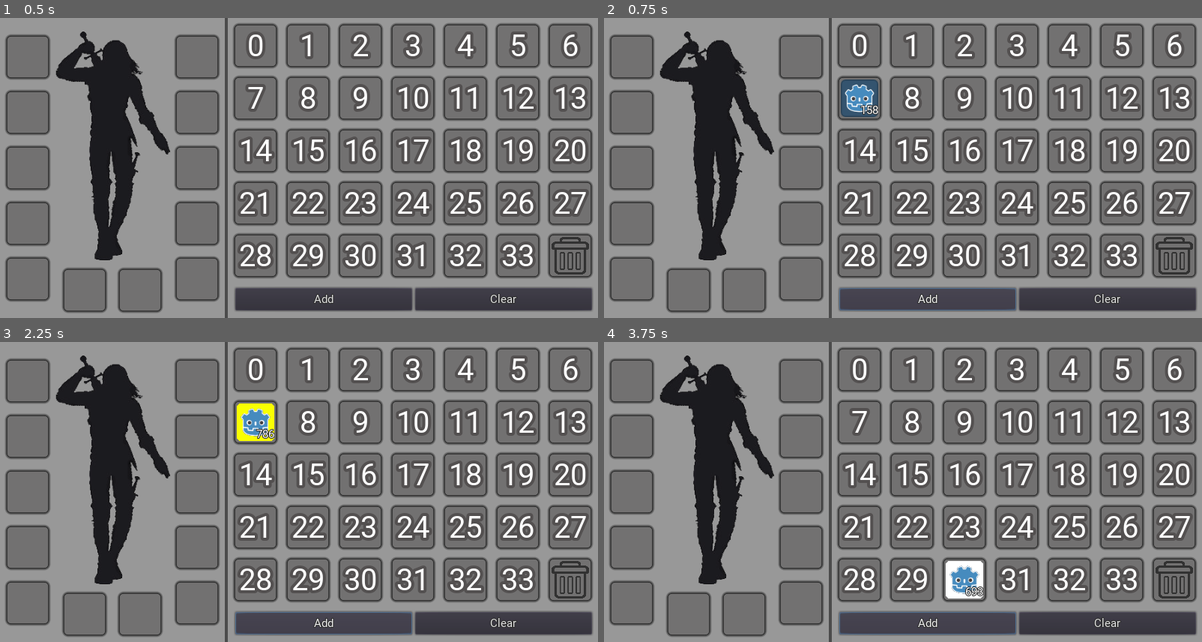
Above: before the commit, frames 1-4 (two rows, left to right).
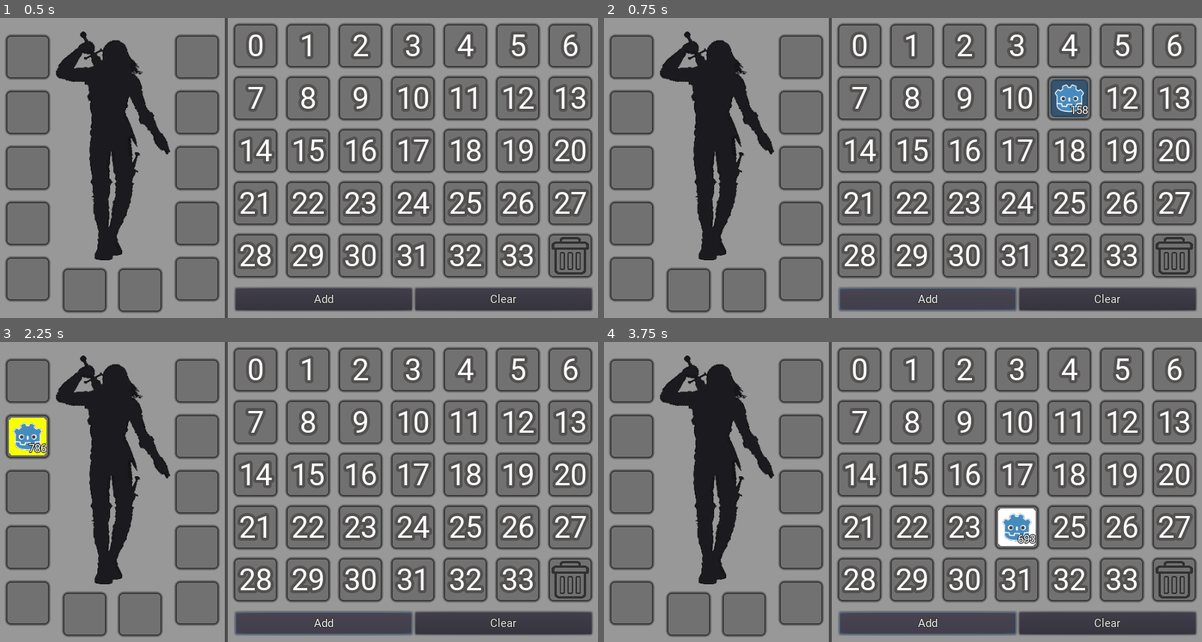
Above: after the commit, the same moments.

Repository: holyslav/InventoryGodot
Game: Godot game, scene res://scenes/Main.tscn
Two runs of this game, one before a commit and one after it. Both use one fixed random seed, a clock stepped at 60 frames per second and the inputs below.
Inputs:
- Up to frame 1 (0.5 s): no input
- Up to frame 2 (0.75 s): click "Add" at 0.5 s
- Up to frame 3 (2.25 s): click "Clear" at 1.25 s; click "Add" at 2 s
- Up to frame 4 (3.75 s): click "Clear" at 2.75 s; click "Add" at 3.5 s

Frame 1 is identical in both runs. In frame 2, 1.5% of the frame differs, in the area x 39-81%, y 20-33%; in frame 3, 1.5%, in the area x 1-46%, y 20-38%; in frame 4, 1.5%.

Commit message:
refactoring

Diff:
--- a/scenes/Main.tscn
+++ b/scenes/Main.tscn
@@ -13,24 +13,21 @@
 
 export (int, 1, 20) var columns = 8 #кол-во столбцов инвентаря
 export (int, 1, 20) var rows = 4 #кол-во строчек инвентаря
-export (Array, NodePath) var slots_containers # Экспортная переменная с массивом хранилищ слотов
-
-onready var slots = [] #Массив слотов
 
 const slot_scene = preload(\"res://scenes/Slot.tscn\") #Подгружаем при компиляции сцену слота
 
-onready var inv = $PlayerInv/Inv/InvContent #Хранилище слотов
-onready var titem = $TempItem #Это как раз наш временный итем, он нужен для отображения перетаскивания
+onready var inv = $PlayerInv/Inv/InvContent
+onready var item_dragged_view = $DraggedItem
 onready var clearButton = $PlayerInv/Inv/Button/Clear
 onready var addButton = $PlayerInv/Inv/Button/Add
 
 onready var rng = RandomNumberGenerator.new() #Инициализация объекта класса рандомайзера
 
-onready var item_dragging = null #Здесь хранится итем при перетаскивании
-onready var prev_slot = null #Слот из которого мы перетаскиваем итем
+onready var item_dragged = null #Здесь хранится итем при перетаскивании
+onready var slot_dragged = null #Слот из которого мы перетаскиваем итем
 
 func _ready():
-	titem.visible = false #скрываем временный итем
+	item_dragged_view.visible = false #скрываем временный итем
 	rng.randomize() #запускаем рандомайзер
 	clearButton.connect(\"pressed\", self, \"clear_inventory\")
 	addButton.connect(\"pressed\", self, \"add_item\")
@@ -42,14 +39,9 @@
 		# текстовое поле, то эту строчку тоже нужно удалить
 		inv.add_child(slot) #Добавление слота в хранилище
 		if i == columns*rows-1:
-			slot.set_action(slot.Actions.TRASH)
-		slots.push_back(slot)
-
-	for slots_node in slots_containers: #Массив для перебора всех хранилищ слотов и помещении их в массив для удобства дальнейшего взаимодействия
-		for slot in get_node(slots_node).get_children():
-			slots.push_back(slot)
-
-	for slot in slots:
+			slot.set_action(slot.ACTIONS.TRASH)
+
+	for slot in get_tree().get_nodes_in_group(\"Slots\"):
 		slot.connect(\"accepted\", self, \"slot_accepted\")
 		slot.connect(\"dropped\", self, \"trash_dropped\")
 
@@ -60,12 +52,11 @@
 	print(\"dropped \", path, \" \", data)
 
 func clear_inventory(): #Функция очистки хранилища
-	for child in slots: #Пробегаем по всем слотам доступным
-		child.update_data() #делаем апдейт без параметров
+	get_tree().call_group(\"Slots\", \"update_data\")
 
 func has_empty_slot(): #Метод проверки наличия хотя бы одной пустой ячеки
-	for child in slots: #Пробегаем по всем слотам доступным
-		if child.empty() and child.cur_act != child.Actions.TRASH:
+	for slot in get_tree().get_nodes_in_group(\"Slots\"): #Пробегаем по всем слотам доступным
+		if slot.empty() and slot.current_action != slot.ACTIONS.TRASH:
 			return true
 	return false
 
@@ -73,8 +64,8 @@
 	var rand_slot = null
 	if has_empty_slot():
 		var empty_slots = [] #Массив пустых слотов
-		for slot in slots: #Перебираем все слоты и ищем пустые и слоты с недопустимыми экшенами
-			if slot.empty() and slot.cur_act != slot.Actions.TRASH:
+		for slot in get_tree().get_nodes_in_group(\"Slots\"): #Перебираем все слоты и ищем пустые и слоты с недопустимыми экшенами
+			if slot.empty() and slot.current_action != slot.ACTIONS.TRASH:
 				empty_slots.push_back(slot)
 		rand_slot = empty_slots[(rng.randi_range(0, empty_slots.size()-1))] #выбираем случайный слот из пустых
 	return rand_slot
@@ -89,7 +80,7 @@
 
 func find_slot(pos:Vector2, need_data = false): #Метод поиска слота по координатам
 	#второй параметр - необязательный, он говорит функции искать в позиции слот с итемом или нет
-	for c in slots: #Пробегаем по чилдам инвентаря
+	for c in get_tree().get_nodes_in_group(\"Slots\"): #Пробегаем по чилдам инвентаря
 		if (need_data and not c.empty()) or (not need_data):
 			if c.get_global_rect().has_point(pos):
 				#Создаём прямоугольник из координат слота и его размеров, чтобы
@@ -98,38 +89,48 @@
 	return null
 
 func _process(delta):
-	var mouse_pos = get_viewport().get_mouse_position() #Получаем позицию мышки
 	if Input.get_mouse_button_mask() == BUTTON_LEFT: #Проверяем нажата ли левая кнопка мыши
-		if not item_dragging: #если мы уже не тащим элемент
-			var slot = find_slot(mouse_pos, true)#ищем под курсором слот с итемом
-			if slot: #если слот найден
-				item_dragging = slot.item_data #сохраняем в хранилище данные итема
-				titem.set_data(item_dragging) #во временнный итем пихаем данные
-				titem.visible = true #показываем временный итем
-				titem.rect_position = slot.get_global_rect().position #перемещаем временный итем в координаты слота
-				prev_slot = slot #сохраняем слот из которого будем тащить итем
-				slot.update_data() #очищаем слот из которого тащим
-		else: #если мы уже тащим итем, то перемещаем временный итем под курсор, со смещением от половины размера итема(чтобы центр итема был под курсором)
-			titem.rect_position = lerp(titem.rect_position, mouse_pos - titem.rect_size/2, 0.3)
-
+		if not item_dragged:
+			_start_drag()
+		else:
+			_update_drag()
 	else: #если кнопка отпущена
-		if item_dragging: #если у нас в хранилище есть итем
-			var slot = find_slot(mouse_pos) #Ищет слот под курсором
-
-			if slot: #если слот найден
-				if slot.check_data(item_dragging): #сразу проверям подходит ли к новому слоту данные, тобишь имеет ли смысл делать проверки дальше
-					if slot.empty(): #если в слот пустой
-						slot.update_data(item_dragging)
-					else: #если слот не пустой, то проверяем подходят ли данные найденного слота для предыдущего
-						if prev_slot.check_data(slot.item_data): #если подходит, то обновляем
-							prev_slot.update_data(slot.item_data)
-							slot.update_data(item_dragging)
-				else:
-					prev_slot.update_data(item_dragging)
-
-				prev_slot = null #очищаем ссылку на старый слот
-				item_dragging = null #сбрасываем хранилище итема
-				titem.visible = false #скрываем временный итем
+		if item_dragged:
+			_stop_drag()
+
+func _start_drag():
+	var mouse_pos = get_viewport().get_mouse_position()
+	var slot = find_slot(mouse_pos, true)#ищем под курсором слот с итемом
+	if slot: #если слот найден
+		item_dragged = slot.item_data #сохраняем в хранилище данные итема
+		item_dragged_view.set_data(item_dragged) #во временнный итем пихаем данные
+		item_dragged_view.visible = true #показываем временный итем
+		item_dragged_view.rect_position = slot.get_global_rect().position #перемещаем временный итем в координаты слота
+		slot_dragged = slot #сохраняем слот из которого будем тащить итем
+		slot.update_data() #очищаем слот из которого тащим
+
+func _update_drag():
+	var mouse_pos = get_viewport().get_mouse_position()
+	#перемещаем временный итем под курсор, со смещением от половины размера итема(чтобы центр итема был под курсором)
+	item_dragged_view.rect_position = lerp(item_dragged_view.rect_position, mouse_pos - item_dragged_view.rect_size/2, 0.3)
+
+func _stop_drag():
+	var mouse_pos = get_viewport().get_mouse_position()
+	var slot = find_slot(mouse_pos) #Ищет слот под курсором
+	if slot: #если слот найден
+		if slot.check_data(item_dragged): #сразу проверям подходит ли к новому слоту данные, тобишь имеет ли смысл делать проверки дальше
+			if slot.empty(): #если в слот пустой
+				slot.update_data(item_dragged)
+			else: #если слот не пустой, то проверяем подходят ли данные найденного слота для предыдущего
+				if slot_dragged.check_data(slot.item_data): #если подходит, то обновляем
+					slot_dragged.update_data(slot.item_data)
+					slot.update_data(item_dragged)
+		else:
+			slot_dragged.update_data(item_dragged)
+
+		slot_dragged = null #очищаем ссылку на старый слот
+		item_dragged = null #сбрасываем хранилище итема
+		item_dragged_view.visible = false #скрываем временный итем
 
 "
 
@@ -156,7 +157,6 @@
 }
 columns = 7
 rows = 5
-slots_containers = [ NodePath("PlayerInv/Player/HBoxContainer/LeftSlots"), NodePath("PlayerInv/Player/HBoxContainer/VBoxContainer/HBoxContainer"), NodePath("PlayerInv/Player/HBoxContainer/RightSlots"), NodePath("PlayerInv/Inv/InvContent") ]
 
 [node name="PlayerInv" type="HBoxContainer" parent="."]
 anchor_right = 1.0
@@ -308,7 +308,7 @@
 size_flags_horizontal = 3
 text = "Clear"
 
-[node name="TempItem" parent="." instance=ExtResource( 2 )]
+[node name="DraggedItem" parent="." instance=ExtResource( 2 )]
 visible = false
 margin_left = 131.498
 margin_top = 102.908
--- a/scenes/Slot.tscn
+++ b/scenes/Slot.tscn
@@ -26,41 +26,43 @@
 export (Array) var available_types = [\"all\"]
 #массив для ограничения доступности типов предметов для этой ячейки
 
-enum Actions {TRASH, NONE = -1} #Перечисление с допустимиы действиями слота
-var cur_act #действие слота при событиях
+enum ACTIONS {TRASH, NONE = -1} #Перечисление с допустимиы действиями слота
+
+export (ACTIONS) var current_action = ACTIONS.NONE
 
 onready var item = $Item
 
 var item_data = null #Здесь будет словарь с данными предмета
 
 func _ready():
-	set_action(Actions.NONE)
+	set_action(ACTIONS.NONE)
 	update_data()
+	add_to_group(\"Slots\")
 
 func set_action(new_value):
-	cur_act = new_value
+	current_action = new_value
 
 	$Item.visible = false
 	$Trash.visible = false
 	$Num.visible = false
 
-	match cur_act:
-		Actions.NONE:
+	match current_action:
+		ACTIONS.NONE:
 			$Item.visible = true
 			$Num.visible = true
-		Actions.TRASH:
+		ACTIONS.TRASH:
 			$Trash.visible = true
 
 func empty():
 	return item_data == null
 
 func check_data(data):
-	if cur_act == Actions.TRASH:
+	if current_action == ACTIONS.TRASH:
 		return true
 	return \"all\" in available_types or data.type in available_types
 
 func update_data(data = null):
-	if data and cur_act == Actions.TRASH:
+	if data and current_action == ACTIONS.TRASH:
 		emit_signal(\"dropped\", get_path(), data)
 		return true
 	item.visible = data != null
